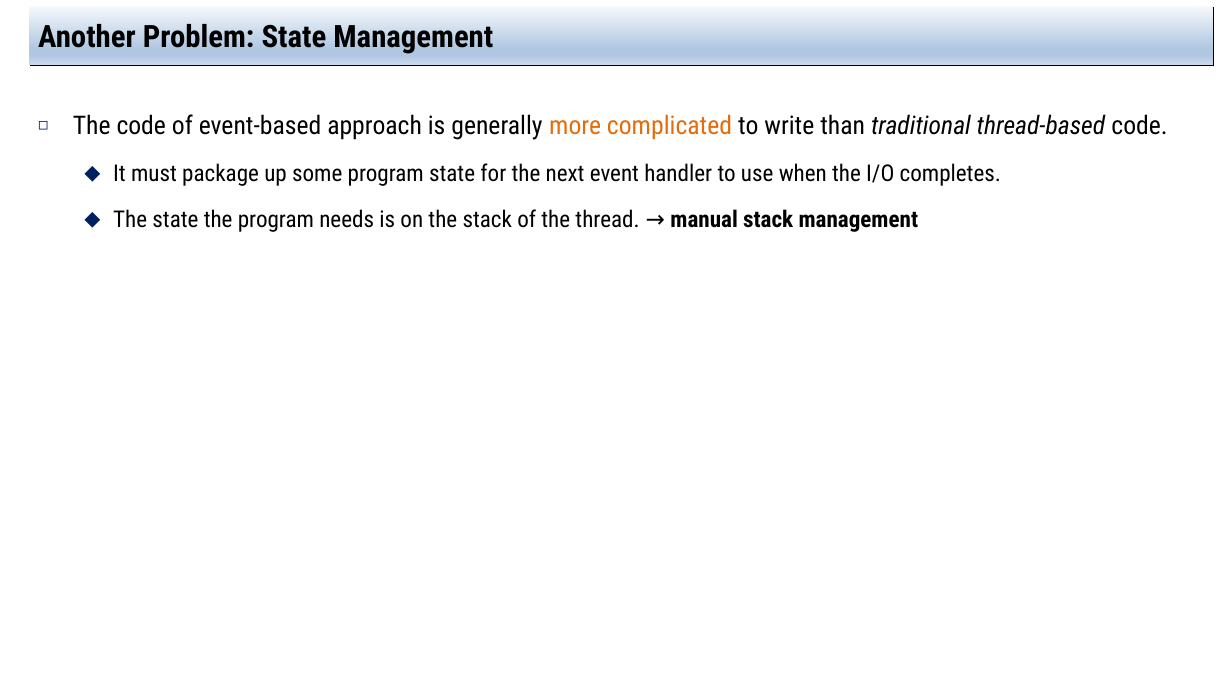
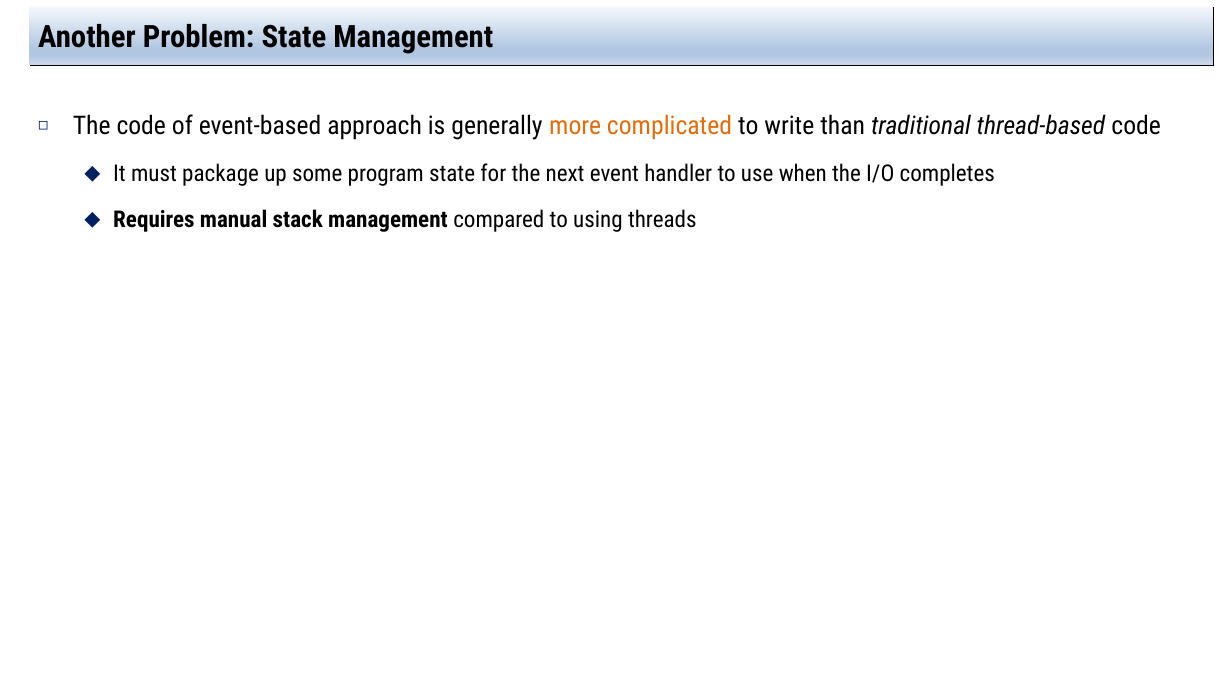
Before and after one commit to jachermocilla/extra-course-materials, a slide deck: slide 15 of cmsc125/ostep/slides/02.Concurrency/33.Event-based_Concurrency(Advanced).pptx. Drawn at 1232x693 pixels with LibreOffice and Linux fonts; fonts in the diff are those of the drawing. Boxes give left, top, right and bottom in pixels: in the first picture for what was removed or moved away, otherwise in the second. Text is boxed around its words. In the diff, an @@ line names an element or a change of style, - is before the commit and + after.

```diff
--- a/cmsc125/ostep/slides/02.Concurrency/33.Event-based_Concurrency(Advanced).pptx
+++ b/cmsc125/ostep/slides/02.Concurrency/33.Event-based_Concurrency(Advanced).pptx
@@ text at [73, 114, 1160, 232]: text changed @@
-◻ The code of event-based approach is generally more complicated to write than traditional thread-based code.
-  ⬥ It must package up some program state for the next event handler to use when the I/O completes.
-  ⬥ The state the program needs is on the stack of the thread. → manual stack management
+◻ The code of event-based approach is generally more complicated to write than traditional thread-based code
+  ⬥ It must package up some program state for the next event handler to use when the I/O completes
+  ⬥ Requires manual stack management compared to using threads
```
Also in this commit, not shown: 12 other slides changed, 2 other files.
